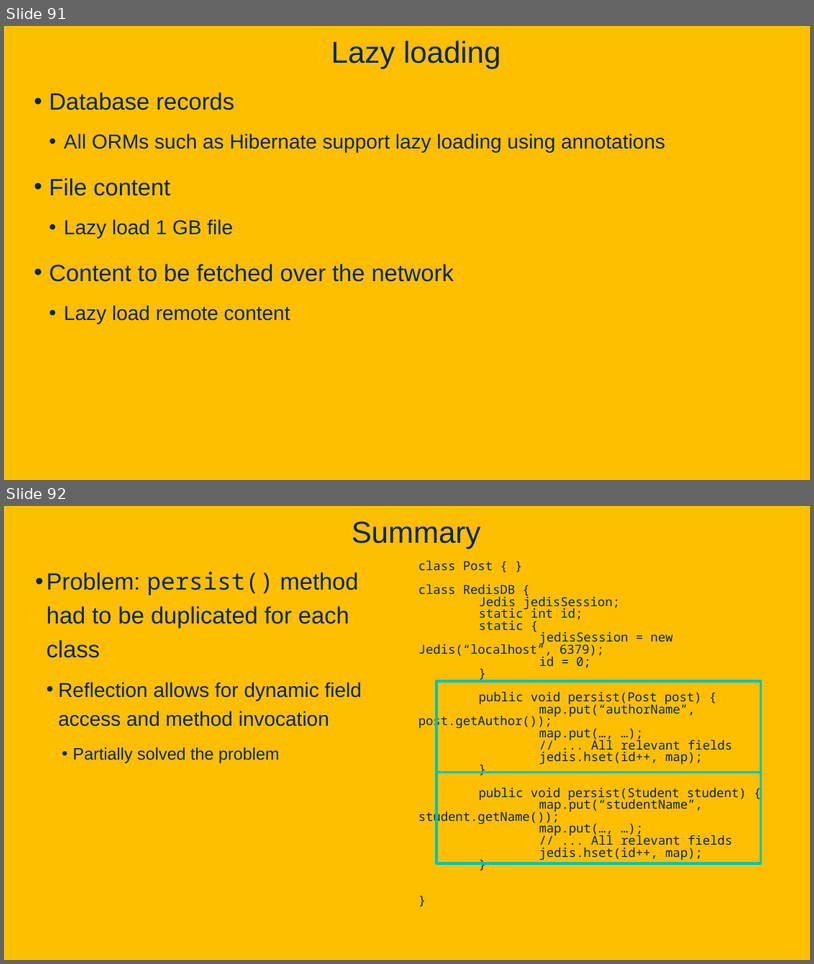
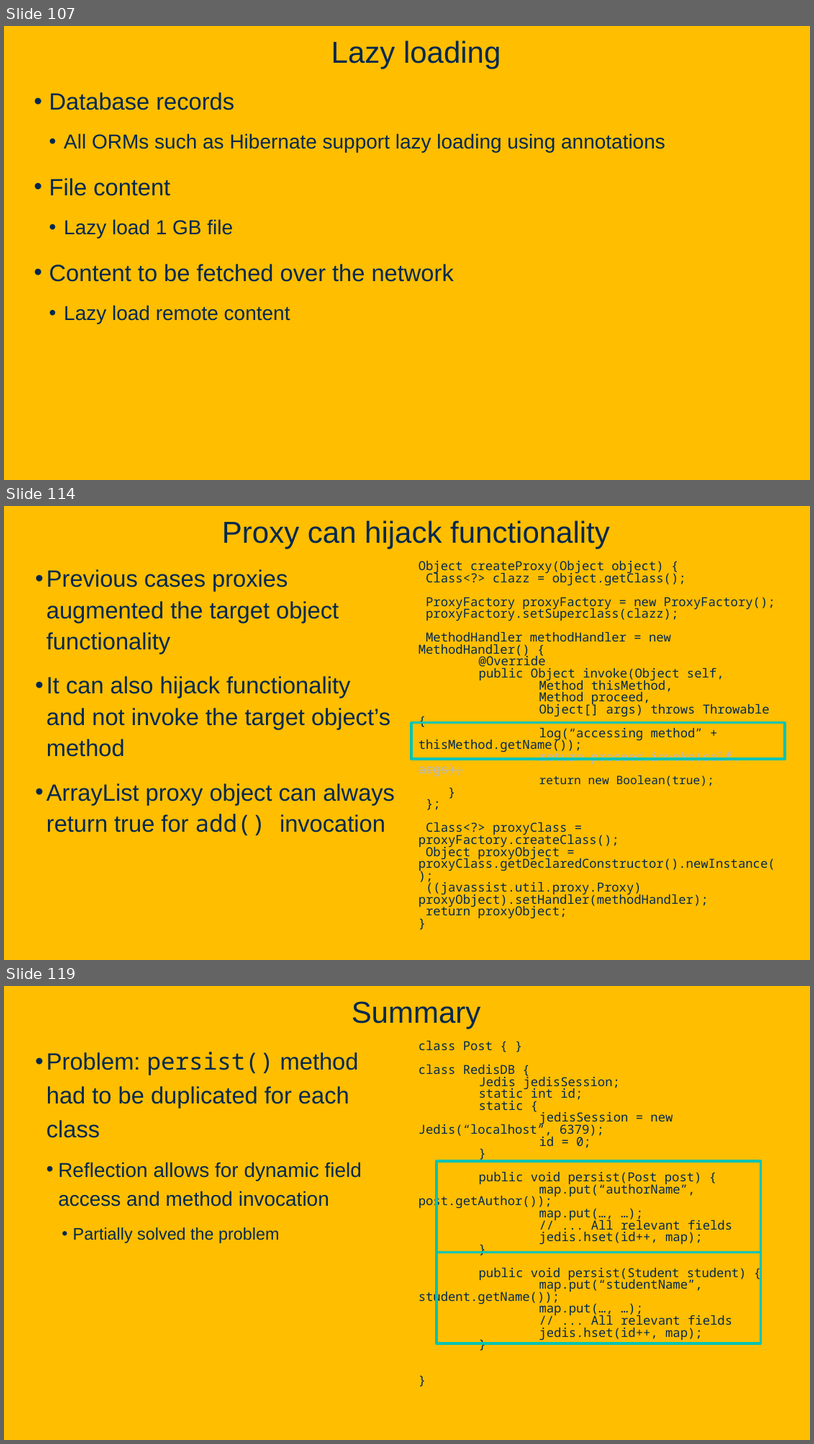
Before and after one commit to davsec-teaching/ECS160-Winter2025, a slide deck: slides/5_annotations_and_reflection.pptx. Shown one above the other, each under a label of ours: slides 91 and 92 before the commit, slides 107, 114 and 119 after it; the slides between them are not shown. The pictures are 814x964 and 814x1444 pixels, drawn with LibreOffice and Linux fonts; fonts in the diff are those of the drawing; background and template pictures are left out. Boxes give left, top, right and bottom in pixels: in the first picture for what was removed or moved away, otherwise in the second. Text is boxed around its words. In the diff, an @@ line names an element or a change of style, - is before the commit and + after.

Commit message:
proxy use cases. moved mock testing from testing to proxy section

```diff
--- a/slides/5_annotations_and_reflection.pptx
+++ b/slides/5_annotations_and_reflection.pptx
@@ slide 114 added at <box>4,506,810,960</box>, background picture (left out) @@
@@ title added at <box>222,520,610,548</box>, 36 pt, text #022850 @@
+Proxy can hijack functionality
@@ text added at <box>46,569,395,836</box>, 28 pt, text #022850 @@
+• Previous cases proxies augmented the target object functionality
+• It can also hijack functionality and not invoke the target object’s method
+• ArrayList proxy object can always return true for add() invocation
@@ text added at <box>419,561,776,896</box>, 14.8 pt, text #022850 @@
+Object createProxy(Object object) {
+Class<?> clazz = object.getClass();
+ProxyFactory proxyFactory = new ProxyFactory();
+proxyFactory.setSuperclass(clazz);
+MethodHandler methodHandler = new MethodHandler() {
+@Override
+public Object invoke(Object self,
+Method thisMethod,
+Method proceed,
+Object[] args) throws Throwable {
+log(“accessing method” + thisMethod.getName());
+return proceed.invoke(self, args);
+return new Boolean(true);
+}
+};
+Class<?> proxyClass = proxyFactory.createClass();
+Object proxyObject = proxyClass.getDeclaredConstructor().newInstance();
+((javassist.util.proxy.Proxy) proxyObject).setHandler(methodHandler);
+return proxyObject;
+}
@@ rectangle added at <box>412,723,786,759</box>, outline #00C4B2 3 pt @@
@@ what was slide 91 is now slide 107 @@
@@ what was slide 92 is now slide 119 @@
```
Also in this commit, not shown: 9 slides changed, 30 other slides added, 1 slide removed, 1 other file.
